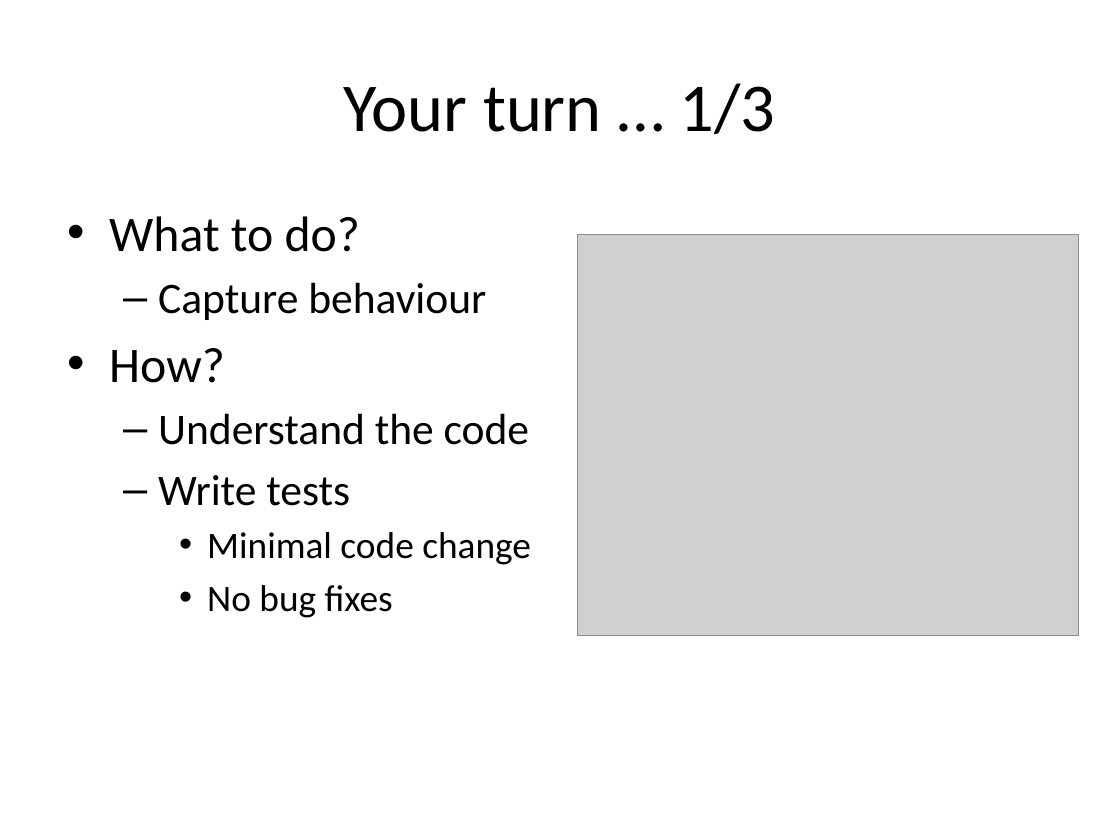
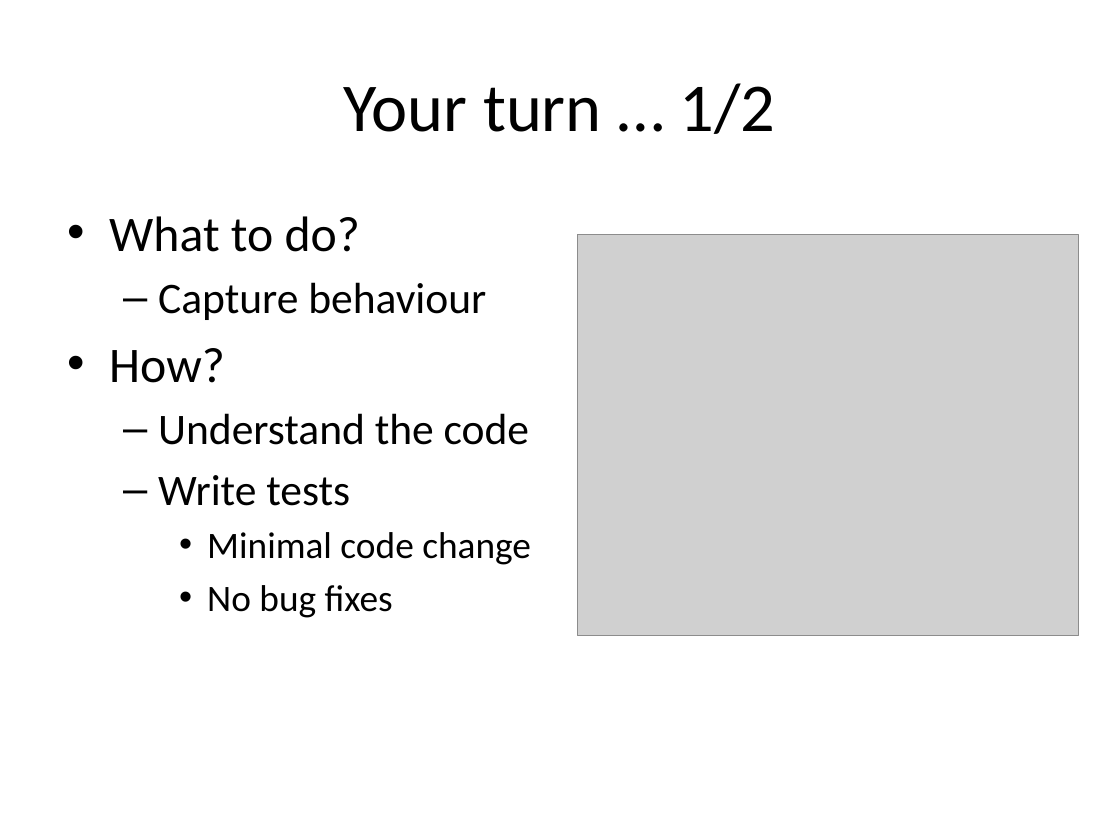
Before and after one commit to gsabev/ista2014, a slide deck: slide 14 of ISTA.pptx (slide 13 before the commit). Drawn at 1120x840 pixels with LibreOffice and Linux fonts; fonts in the diff are those of the drawing; grey boxes stand for pictures. Boxes give left, top, right and bottom in pixels: in the first picture for what was removed or moved away, otherwise in the second. Text is boxed around its words. In the diff, an @@ line names an element or a change of style, - is before the commit and + after.

```diff
--- a/ISTA.pptx
+++ b/ISTA.pptx
@@ title at box(344, 83, 776, 134): text changed @@
-Your turn … 1/3
+Your turn … 1/2
```
Also in this commit, not shown: 3 other slides changed, 2 slides added, 9 slides removed.
